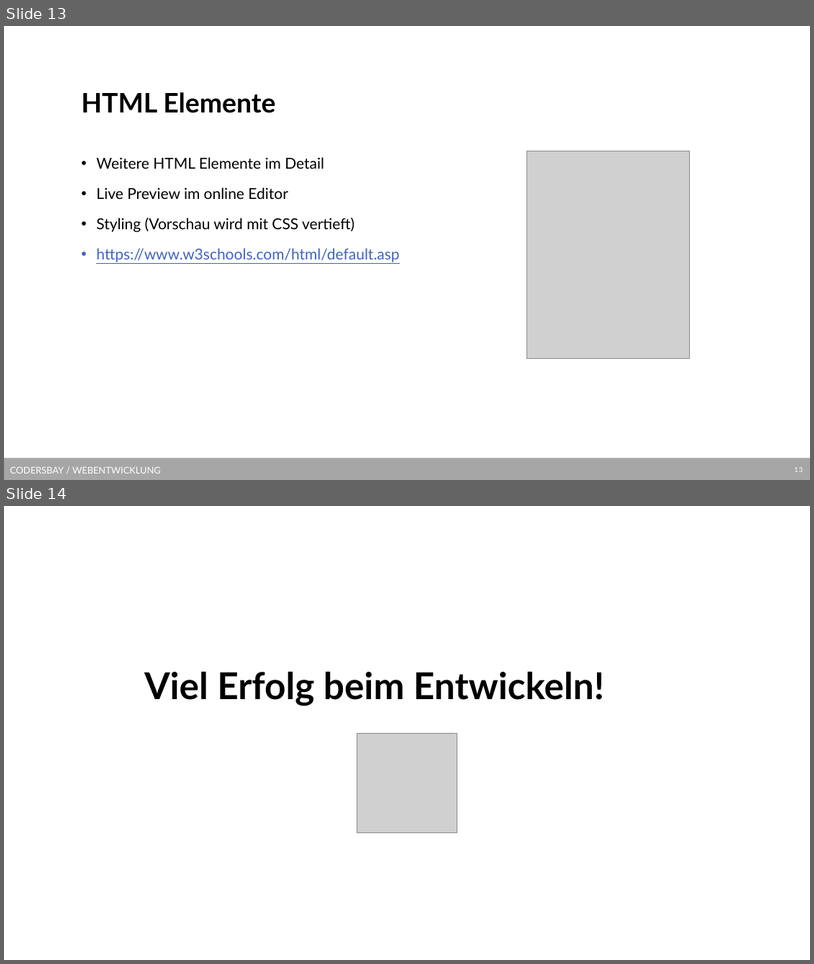
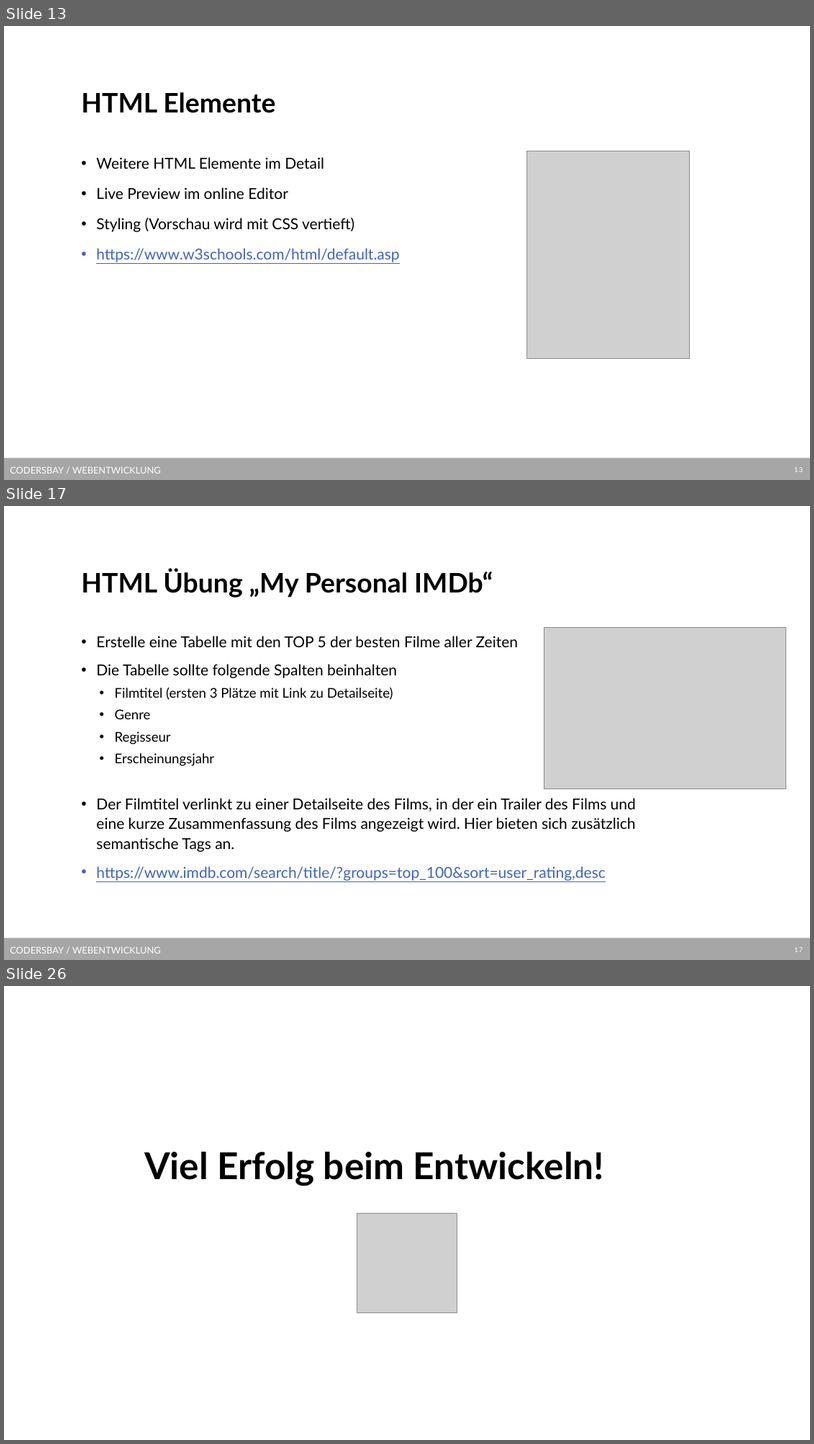
Before and after one commit to kodo89/Webentwicklung_23_24, a slide deck: 2. HTML/Slides/HTML Grundlagen.pptx. Shown one above the other, each under a label of ours: slides 13 and 14 before the commit, slides 13, 17 and 26 after it; the slides between them are not shown. The pictures are 814x964 and 814x1444 pixels, drawn with LibreOffice and Linux fonts; fonts in the diff are those of the drawing; grey boxes stand for pictures; background and template pictures are left out. Boxes give left, top, right and bottom in pixels: in the first picture for what was removed or moved away, otherwise in the second. Text is boxed around its words. In the diff, an @@ line names an element or a change of style, - is before the commit and + after.

```diff
--- a/2. HTML/Slides/HTML Grundlagen.pptx
+++ b/2. HTML/Slides/HTML Grundlagen.pptx
@@ slide 17 added at box(4, 506, 810, 960), background #FFFFFF; not listed: 2 template elements that a slide beside it also shows @@
@@ title added at box(81, 569, 493, 597), 32 pt, text #000000, bold @@
+HTML Übung „My Personal IMDb“
@@ picture added at box(544, 628, 786, 789) @@
@@ text added at box(96, 636, 636, 880), 18 pt, text #000000 @@
+• Erstelle eine Tabelle mit den TOP 5 der besten Filme aller Zeiten
+• Die Tabelle sollte folgende Spalten beinhalten
+  • Filmtitel (ersten 3 Plätze mit Link zu Detailseite)
+  • Genre
+  • Regisseur
+  • Erscheinungsjahr
+• Der Filmtitel verlinkt zu einer Detailseite des Films, in der ein Trailer des Films und eine kurze Zusammenfassung des Films angezeigt wird. Hier bieten sich zusätzlich semantische Tags an.
+• https://www.imdb.com/search/title/?groups=top_100&sort=user_rating,desc
@@ what was slide 14 is now slide 26 @@
```
Also in this commit, not shown: 1 slide changed, 11 other slides added, 25 other files.
